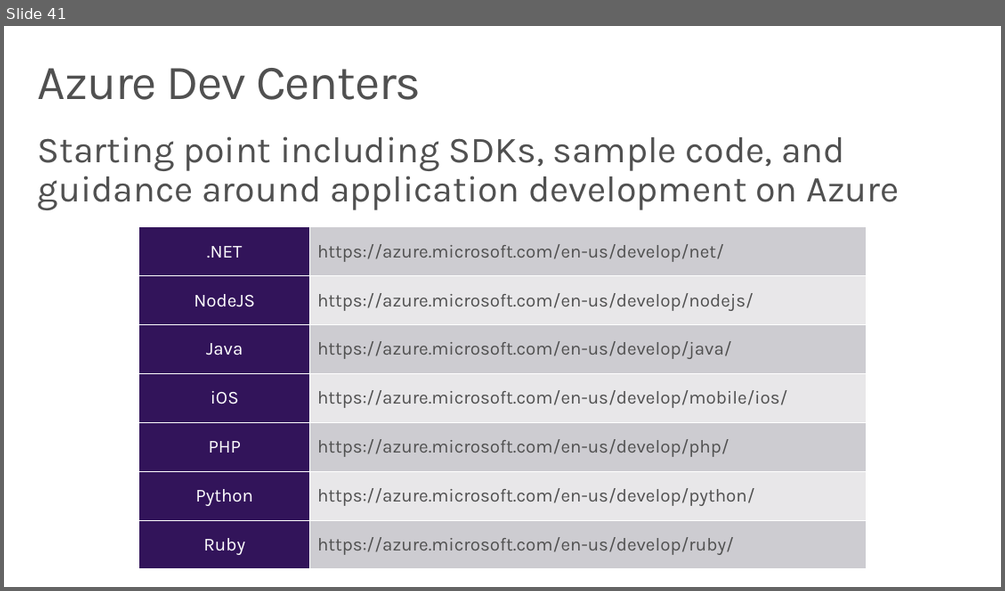
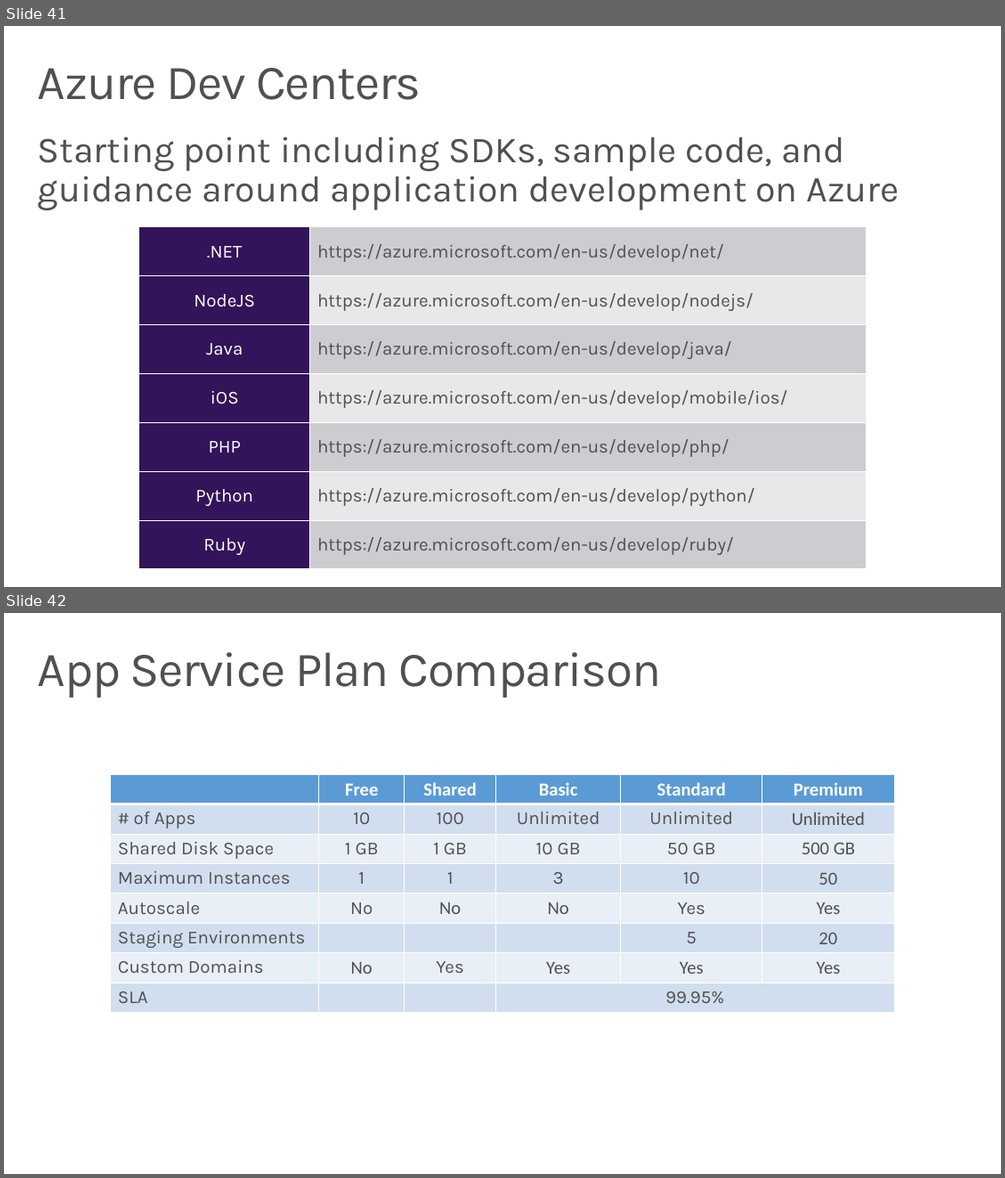
Before and after one commit to wely/DevCamp, a slide deck: Presentation/Module02-ModernCloudApps.pptx. Shown one above the other, each under a label of ours: slide 41 before the commit, slides 41 and 42 after it. The pictures are 1005x591 and 1005x1178 pixels, drawn with LibreOffice and Linux fonts; fonts in the diff are those of the drawing; background and template pictures are left out. Boxes give left, top, right and bottom in pixels: in the first picture for what was removed or moved away, otherwise in the second. Text is boxed around its words. In the diff, an @@ line names an element or a change of style, - is before the commit and + after.

Commit message:
Added appendix slide on ASPs

```diff
--- a/Presentation/Module02-ModernCloudApps.pptx
+++ b/Presentation/Module02-ModernCloudApps.pptx
@@ slide 42 added at (4, 613, 1001, 1174), background #FFFFFF @@
@@ title added at (38, 652, 662, 698), 48 pt, text #505050 @@
+App Service Plan Comparison
@@ table added at (110, 774, 894, 1012), 8 rows, 6 columns @@
+ | Free | Shared | Basic | Standard | Premium
+# of Apps | 10 | 100 | Unlimited | Unlimited | Unlimited
+Shared Disk Space | 1 GB | 1 GB | 10 GB | 50 GB | 500 GB
+Maximum Instances | 1 | 1 | 3 | 10 | 50
+Autoscale | No | No | No | Yes | Yes
+Staging Environments |  |  |  | 5 | 20
+Custom Domains | No | Yes | Yes | Yes | Yes
+SLA |  |  | 99.95% |  | 
```
